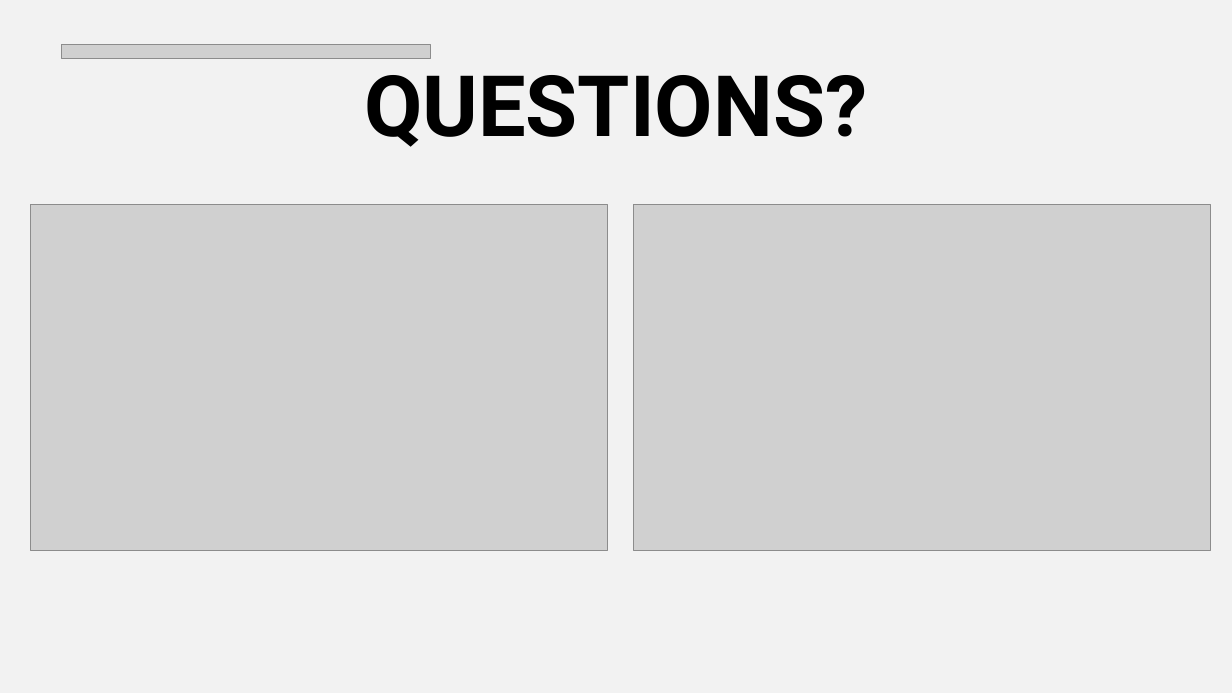
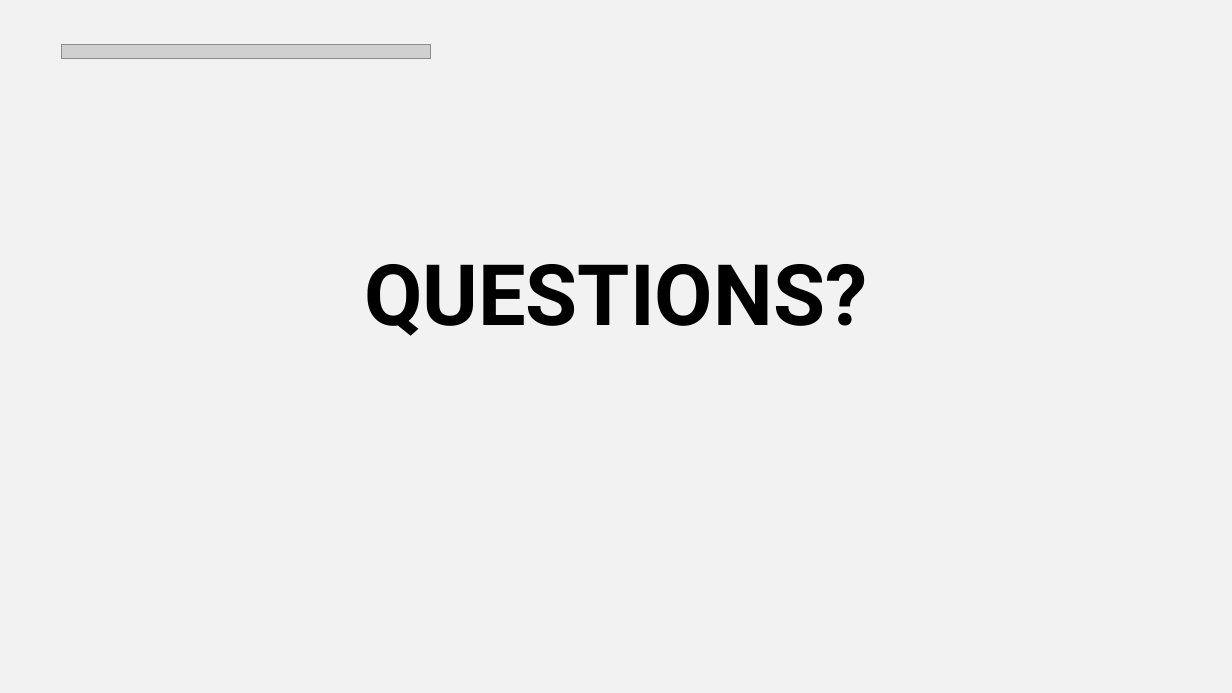
Before and after one commit to robert-z-lehr/Visualizing-The-Great-Freeze-Texas-Energy-Prices, a slide deck: slide 9 of Project3_Draft.pptx (slide 8 before the commit). Drawn at 1232x693 pixels with LibreOffice and Linux fonts; fonts in the diff are those of the drawing; grey boxes stand for pictures. Boxes give left, top, right and bottom in pixels: in the first picture for what was removed or moved away, otherwise in the second. Text is boxed around its words. In the diff, an @@ line names an element or a change of style, - is before the commit and + after.

```diff
--- a/Project3_Draft.pptx
+++ b/Project3_Draft.pptx
@@ picture removed at box(30, 205, 607, 551) @@
@@ picture removed at box(634, 205, 1211, 551) @@
@@ title "QUESTIONS?" rewrapped from box(364, 58, 867, 147) to box(364, 264, 867, 336) @@
```
Also in this commit, not shown: 1 slide added.
